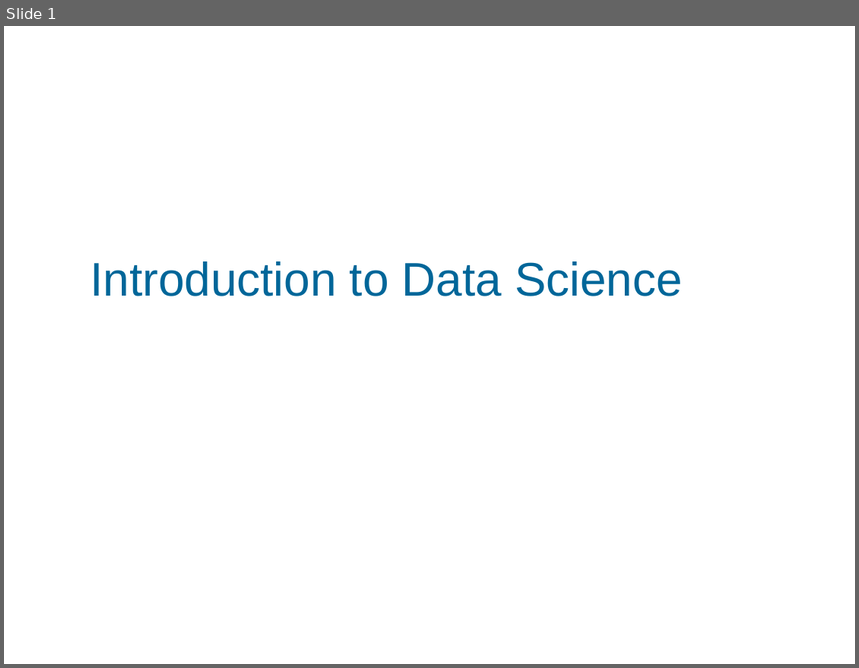
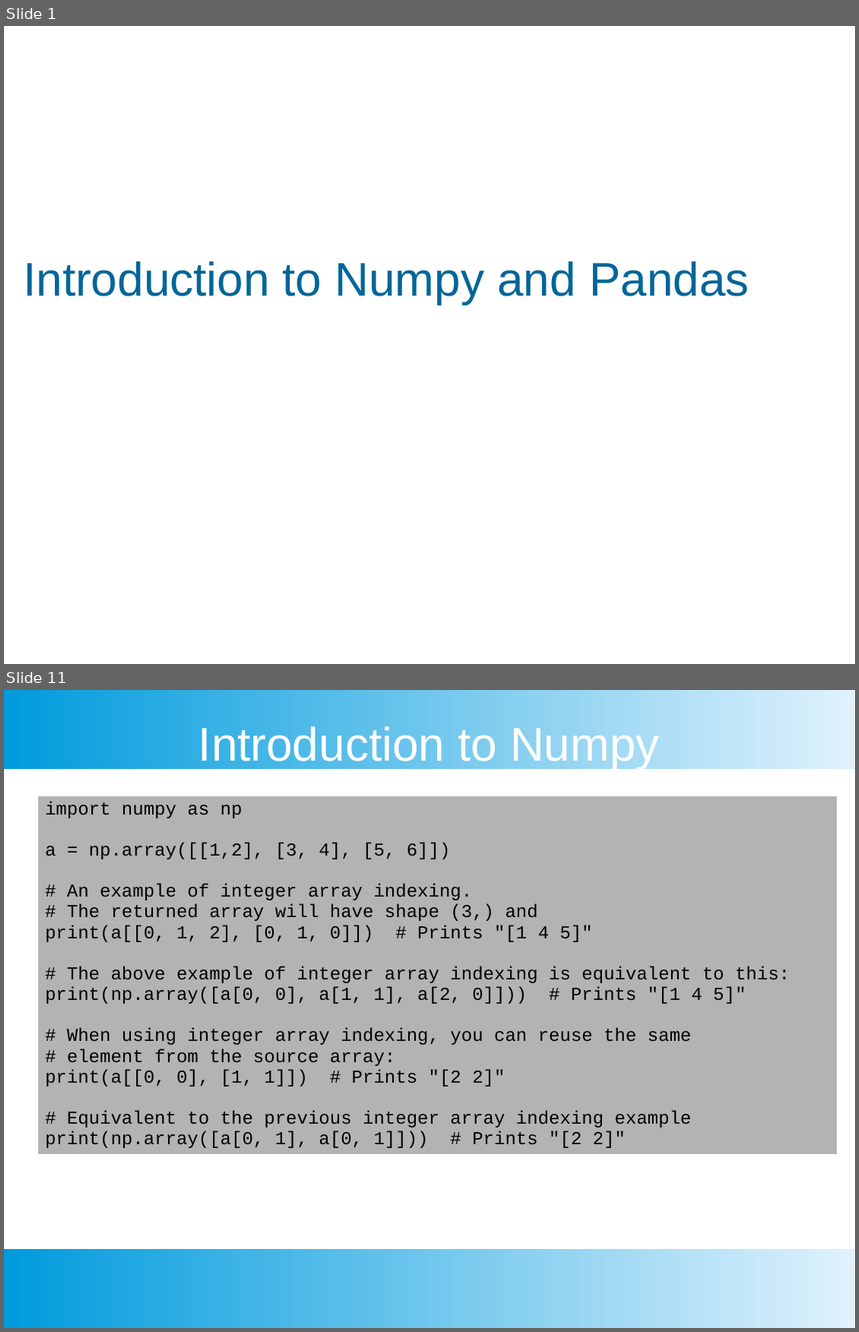
Before and after one commit to chankeypathak/CitiDataScience, a slide deck: docs/Module 2.pptx. Shown one above the other, each under a label of ours: slide 1 before the commit, slides 1 and 11 after it; the slides between them are not shown. The pictures are 859x668 and 859x1332 pixels, drawn with LibreOffice and Linux fonts; fonts in the diff are those of the drawing; background and template pictures are left out. Boxes give left, top, right and bottom in pixels: in the first picture for what was removed or moved away, otherwise in the second. Text is boxed around its words. In the diff, an @@ line names an element or a change of style, - is before the commit and + after.

Commit message:
Finished first draft of Module 3.  Module 2 reworked for Numpy and Pandas introductions

```diff
--- a/docs/Module 2.pptx
+++ b/docs/Module 2.pptx
@@ slide 11 added at [4,690,855,1328], background #FFFFFF @@
@@ rectangle added at [4,690,855,770], fill gradient #DFF2FC to #009BDD @@
@@ text added at [199,723,660,769], 44 pt, text #FFFFFF @@
+Introduction to Numpy
@@ table added at [37,796,837,1239], 1 rows, 1 columns @@
+import numpy as np / a = np.array([[1,2], [3, 4], [5, 6]]) / # An example of integer array indexing. / # The returned array will have shape (3,) and / print(a[[0, 1, 2], [0, 1, 0]]) # Prints "[1 4 5]" / # The above example of integer array indexing is equivalent to this: / print(np.array([a[0, 0], a[1, 1], a[2, 0]])) # Prints "[1 4 5]" / # When using integer array indexing, you can reuse the same / # element from the source array: / print(a[[0, 0], [1, 1]]) # Prints "[2 2]" / # Equivalent to the previous integer array indexing example / print(np.array([a[0, 1], a[0, 1]])) # Prints "[2 2]"
@@ rectangle added at [4,1249,855,1328], fill gradient #DFF2FC to #009BDD @@
@@ slide 1 changed as well @@
@@ text at [23,262,749,304]: text changed @@
-Introduction to Data Science
+Introduction to Numpy and Pandas
```
Also in this commit, not shown: 3 other slides changed, 29 other slides added, 36 slides removed, 3 other files.
